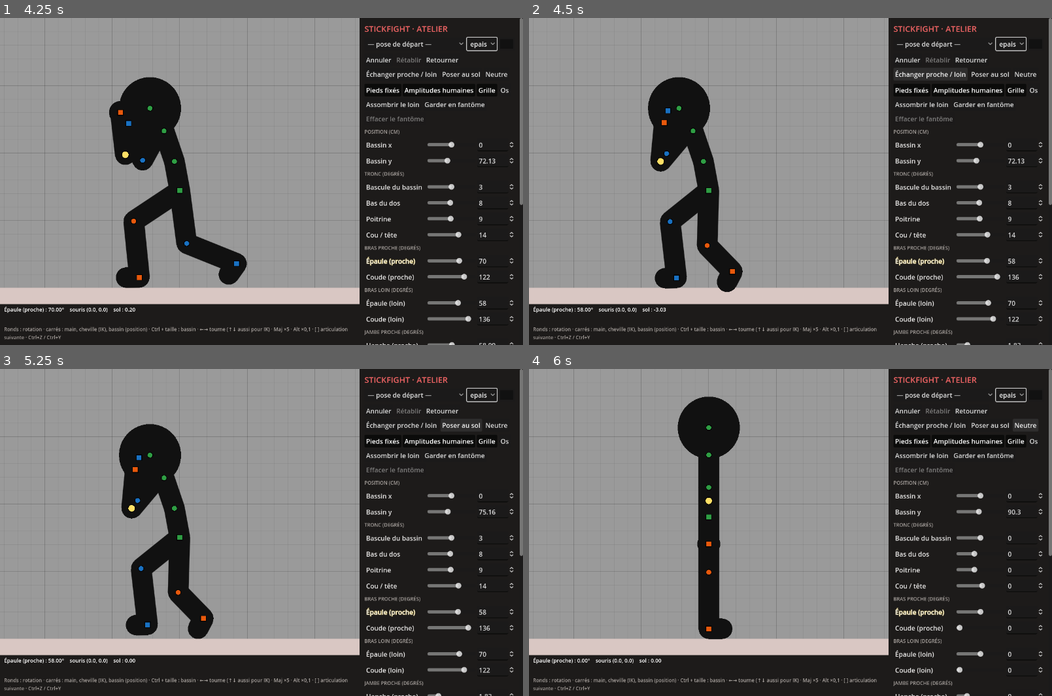
Above: before the commit, frames 1-4 (two rows, left to right).
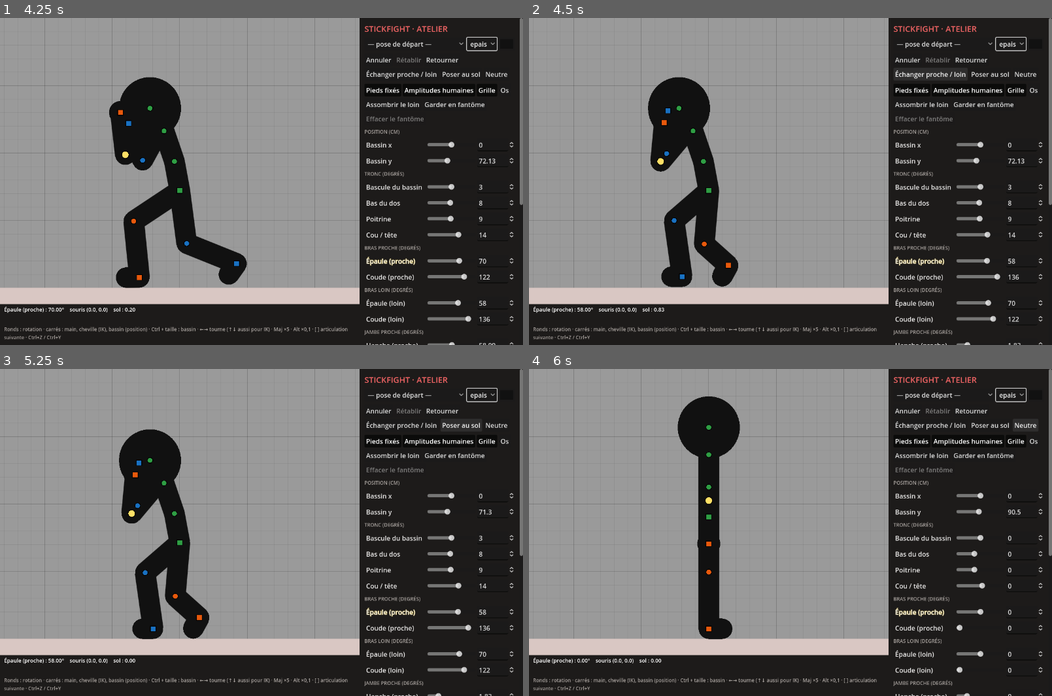
Above: after the commit, the same moments.

Repository: IzumiH2005/Testing
Game: Godot game, scene res://scenes/atelier.tscn
The game is run twice, just before and just after one commit, with the same random seed, the same clock (stepped at 60 frames per second) and the same inputs.
Inputs:
- Up to frame 1 (4.25 s): click "— pose de départ —" at 0.5 s; click "epais" at 1.25 s; click "Retourner" at 2 s; click "Annuler" at 2.75 s; click "Rétablir" at 3.5 s
- Up to frame 2 (4.5 s): click "Échanger proche / loin" at 4.25 s
- Up to frame 3 (5.25 s): click "Poser au sol" at 5 s
- Up to frame 4 (6 s): click "Neutre" at 5.75 s

Frame 1 is identical in both runs. In frame 2, 0.9% of the frame differs, in the area x 23-41%, y 51-90%; in frame 3, 1.9%, in the area x 22-95%, y 16-83%; in frame 4, less than 0.1%.

Commit message:
Écartement des jambes réglé dans chaque pose (plus d'ouverture fixe dans le squelette) : repos 9°, gardes 16° ; repères dans l'anatomie
Co-Authored-By: Claude Opus 5.5 <noreply@anthropic.com>
Claude-Session: https://claude.ai/code/session_01JhXcjFCwfyugdZYqFhQ7S3

Diff:
--- a/stickfight/poses/garde.json
+++ b/stickfight/poses/garde.json
@@ -27,8 +27,8 @@
     "epauleF_haut": 4,
     "armF_p": -16,
     "armN_p": 18,
-    "thighF_p": -12,
-    "thighN_p": 12,
+    "thighF_p": -16,
+    "thighN_p": 16,
     "thighF_r": -35,
     "thighN_r": -5,
     "armN_r": -24,
--- a/stickfight/poses/garde_ouverte.json
+++ b/stickfight/poses/garde_ouverte.json
@@ -26,8 +26,8 @@
     "epauleF_haut": 2,
     "armF_p": -20,
     "armN_p": 24,
-    "thighF_p": -12,
-    "thighN_p": 12,
+    "thighF_p": -16,
+    "thighN_p": 16,
     "thighF_r": -35,
     "thighN_r": -5,
     "armN_r": 1,
--- a/stickfight/poses/repos.json
+++ b/stickfight/poses/repos.json
@@ -19,8 +19,8 @@
     "thighN": -25.71,
     "shinN": 0.02,
     "footN": 14.73,
-    "thighN_p": 5,
-    "thighF_p": -5,
+    "thighN_p": 9,
+    "thighF_p": -9,
     "thighN_r": 10,
     "thighF_r": -10,
     "armN_p": 12,
--- a/stickfight/scripts/stick_rig.gd
+++ b/stickfight/scripts/stick_rig.gd
@@ -112,7 +112,7 @@
 ## la rotation du segment parent) : pas de profondeur propre.
 const CHARNIERES := ["foreN", "foreF", "shinN", "shinF"]
 ## Ouverture neutre de chaque cuisse (degrés) : remplace la largeur du bassin (voir solve).
-const LARGEUR_HANCHE := 4.0
+const LARGEUR_HANCHE := 0.0
 ## Limites des canaux 3D (degrés), par « canal:os sans côté ». Profondeur du
 ## bras : vers la caméra = abduction (bras écarté du corps, jusqu'à 90°), à
 ## l'opposé = adduction (bras qui passe devant le buste, 40°). Cuisse :
Not shown, changed: stickfight/analyses/anatomie.md
Not shown, changed: stickfight/analyses/gardes.md
